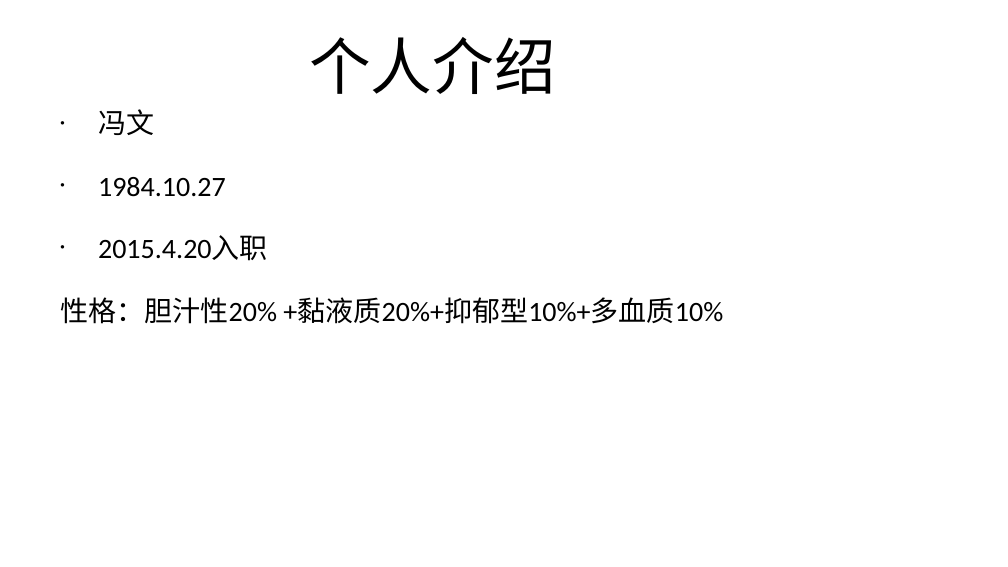
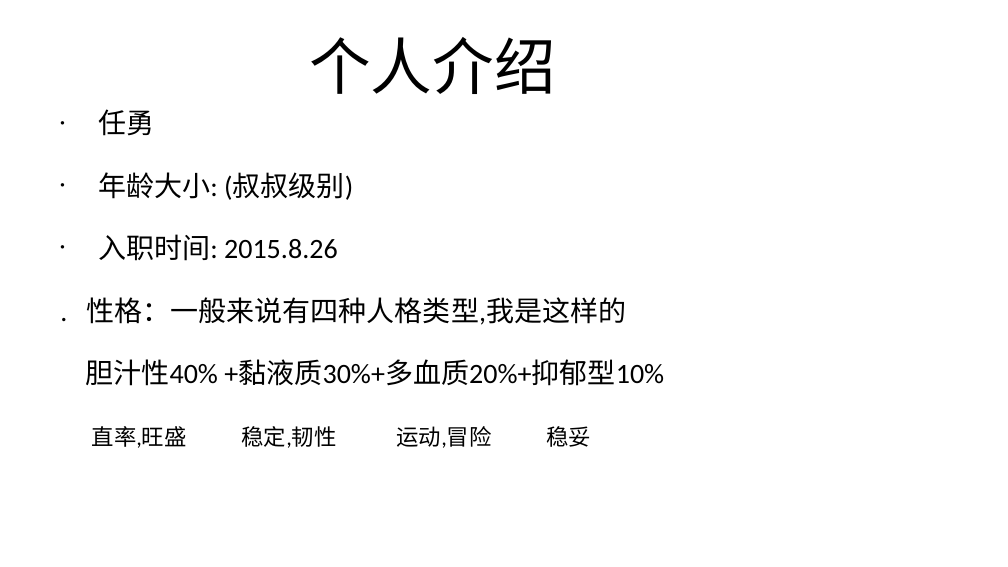
Before and after one commit to coderGun/gene, a slide deck: slide 3 of 入职分享_任勇.odp. Drawn at 1008x567 pixels with LibreOffice and Linux fonts; fonts in the diff are those of the drawing. Boxes give left, top, right and bottom in pixels: in the first picture for what was removed or moved away, otherwise in the second. Text is boxed around its words. In the diff, an @@ line names an element or a change of style, - is before the commit and + after.

Commit message:
入职分享

```diff
--- a/入职分享_任勇.odp
+++ b/入职分享_任勇.odp
@@ text at (85, 109, 664, 448): text changed @@
-• 冯文
-• 1984.10.27
-• 2015.4.20入职
-性格：胆汁性20% +黏液质20%+抑郁型10%+多血质10%
+• 任勇
+• 年龄大小: (叔叔级别)
+• 入职时间: 2015.8.26
+. 性格：一般来说有四种人格类型,我是这样的
+胆汁性40% +黏液质30%+多血质20%+抑郁型10%
+直率,旺盛 稳定,韧性 运动,冒险 稳妥
```
Also in this commit, not shown: 1 other slide changed, 2 slides added, 4 slides removed.
